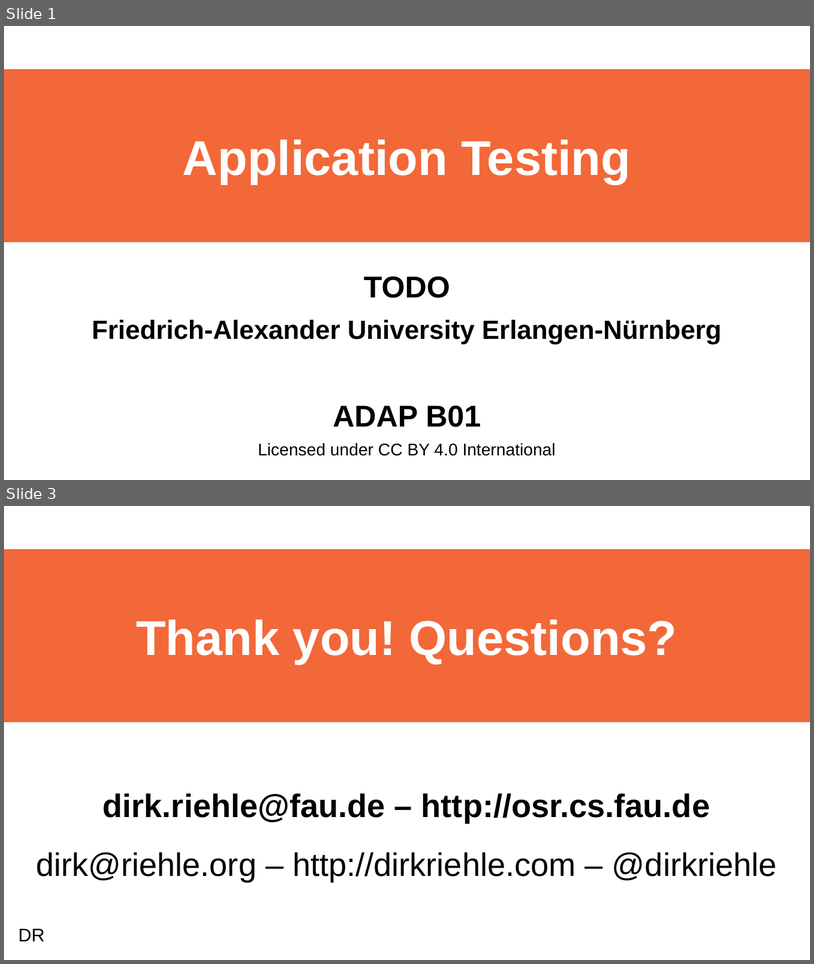
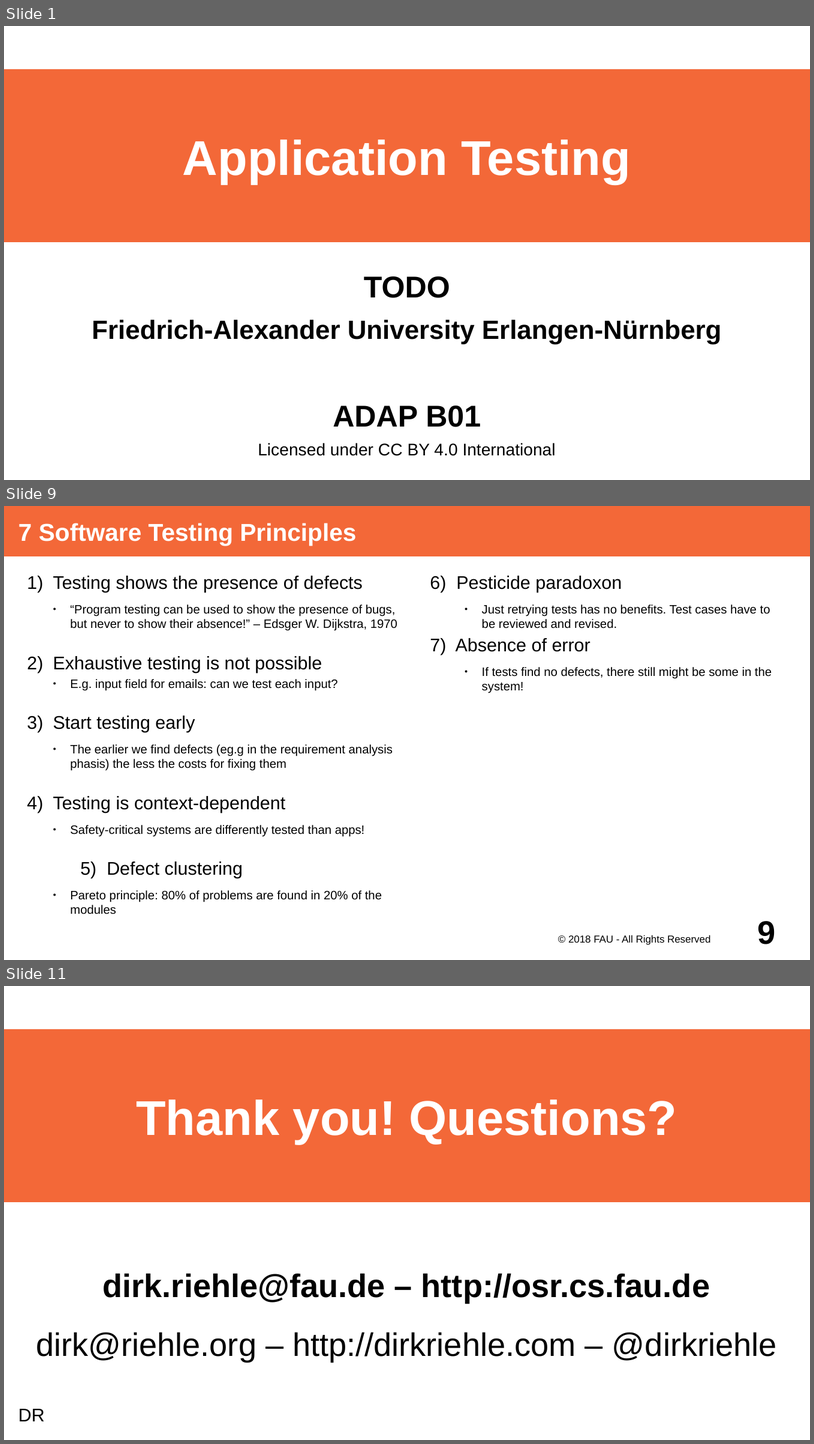
Before and after one commit to dirkriehle/adap-course, a slide deck: Lecture Slides/ADAP B01- Testing Overview.odp. Shown one above the other, each under a label of ours: slides 1 and 3 before the commit, slides 1, 9 and 11 after it; the slides between them are not shown. The pictures are 814x964 and 814x1444 pixels, drawn with LibreOffice and Linux fonts; fonts in the diff are those of the drawing. Boxes give left, top, right and bottom in pixels: in the first picture for what was removed or moved away, otherwise in the second. Text is boxed around its words. In the diff, an @@ line names an element or a change of style, - is before the commit and + after.

Commit message:
Added motivation, test process, test levels, test types, static & dynamic testing, test automation pyramid, 7 principles of testing, testing vocabulary

```diff
--- a/Lecture Slides/ADAP B01- Testing Overview.odp
+++ b/Lecture Slides/ADAP B01- Testing Overview.odp
@@ slide 9 added at bbox=[4, 506, 810, 960], background #FFFFFF @@
@@ title added at bbox=[4, 506, 810, 556], fill #F36838, 24 pt, text #FFFFFF, bold @@
+7 Software Testing Principles
@@ text added at bbox=[53, 576, 398, 914], 12 pt, text #000000 @@
+1) Testing shows the presence of defects
+    ● “Program testing can be used to show the presence of bugs, but never to show their absence!” – Edsger W. Dijkstra, 1970
+2) Exhaustive testing is not possible
+    ● E.g. input field for emails: can we test each input?
+3) Start testing early
+    ● The earlier we find defects (eg.g in the requirement analysis phasis) the less the costs for fixing them
+4) Testing is context-dependent
+    ● Safety-critical systems are differently tested than apps!
+5) Defect clustering
+    ● Pareto principle: 80% of problems are found in 20% of the modules
@@ text added at bbox=[430, 576, 772, 693], 12 pt, text #000000 @@
+6) Pesticide paradoxon
+    ● Just retrying tests has no benefits. Test cases have to be reviewed and revised.
+7) Absence of error
+    ● If tests find no defects, there still might be some in the system!
@@ text added at bbox=[569, 934, 711, 945], 10 pt, text #000000 @@
+© 2018 FAU - All Rights Reserved
@@ page number added at bbox=[758, 921, 776, 944], 32 pt, text #000000, bold @@
+9
@@ what was slide 3 is now slide 11 @@
```
Also in this commit, not shown: 2 slides changed, 7 other slides added.
